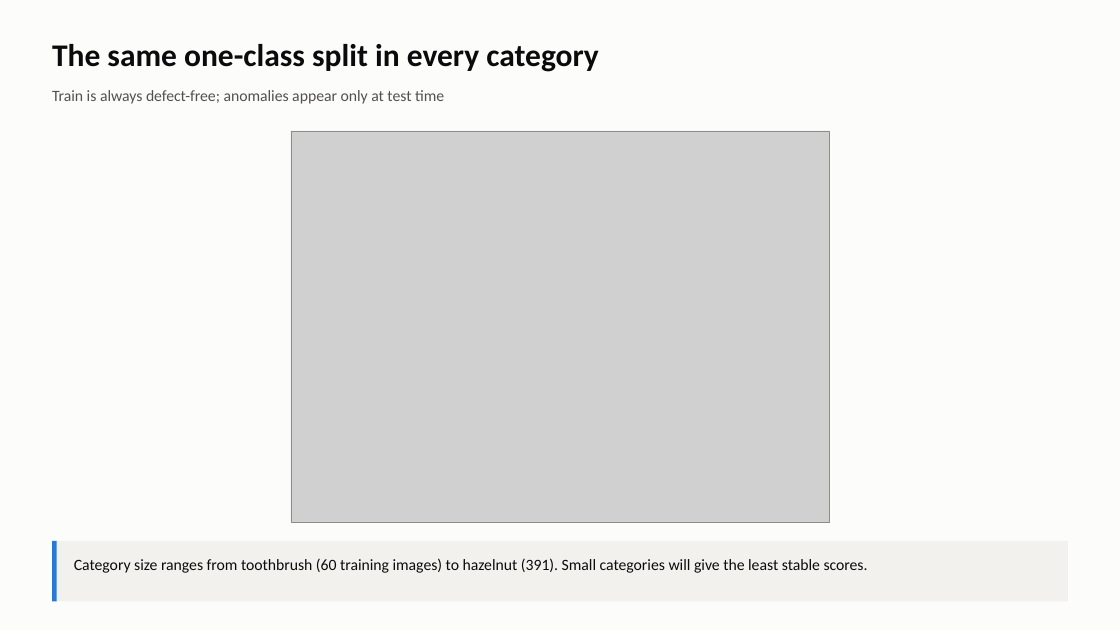
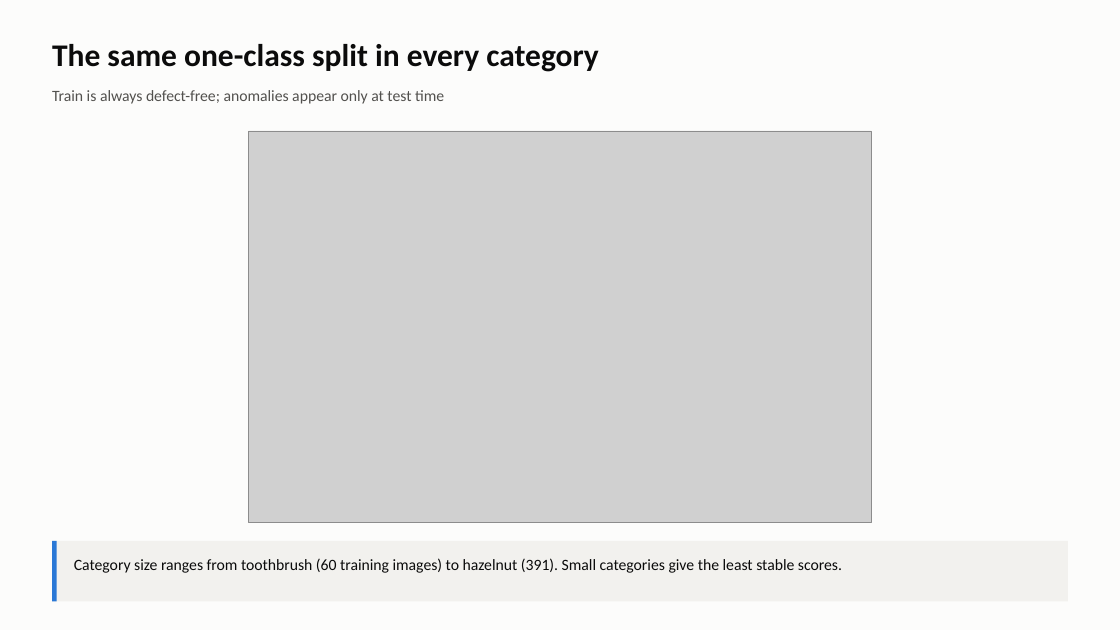
Before and after one commit to abdelrahman7124/mvtec-anomaly-detection, a slide deck: slide 6 of reports/presentation/week1_eda.pptx. Drawn at 1120x630 pixels with LibreOffice and Linux fonts; fonts in the diff are those of the drawing; grey boxes stand for pictures. Boxes give left, top, right and bottom in pixels: in the first picture for what was removed or moved away, otherwise in the second. Text is boxed around its words. In the diff, an @@ line names an element or a change of style, - is before the commit and + after.

Commit message:
Add autoencoder and PaDiM baselines; simplify EDA figures
- src/mvtec_eda/data.py: per-category loaders honouring the EDA findings
  (single resize, channel expansion, no centre crop)
- src/mvtec_eda/models.py: conv autoencoder and PaDiM on frozen ResNet-18
- src/mvtec_eda/evaluate.py: image- and pixel-level AUROC
- scripts/05_run_baselines.py, scripts/06_model_figures.py
- Rewrite every EDA figure as a single panel with larger type

```diff
--- a/reports/presentation/week1_eda.pptx
+++ b/reports/presentation/week1_eda.pptx
@@ picture resized from (x1=291, y1=131, x2=828, y2=523) to (x1=249, y1=131, x2=872, y2=523) @@
@@ text at (x1=74, y1=558, x2=842, y2=573): text changed @@
-Category size ranges from toothbrush (60 training images) to hazelnut (391). Small categories will give the least stable scores.
+Category size ranges from toothbrush (60 training images) to hazelnut (391). Small categories give the least stable scores.
```
Also in this commit, not shown: 13 other slides changed, 1 slide removed, 25 other files.
